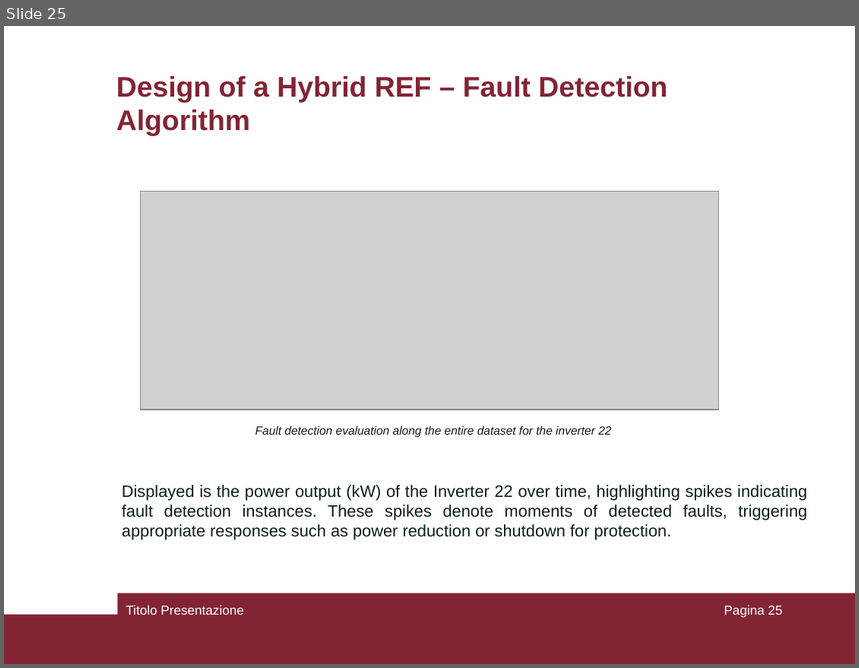
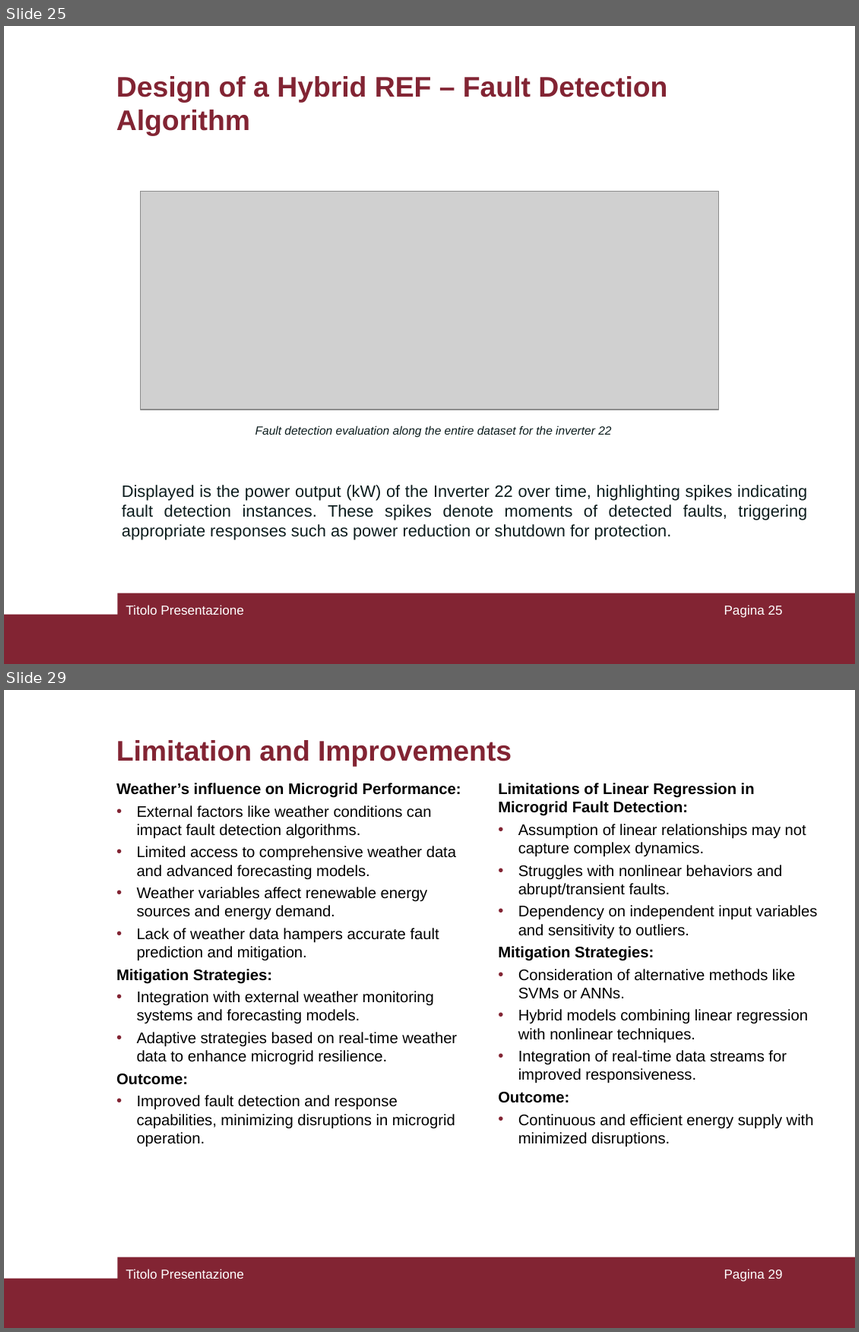
Before and after one commit to pierlucaanania/ResilienceEngineering4Minigrid_Africa, a slide deck: MSc Thesis/PresPptSapienza.ppt. Shown one above the other, each under a label of ours: slide 25 before the commit, slides 25 and 29 after it; the slides between them are not shown. The pictures are 859x668 and 859x1332 pixels, drawn with LibreOffice and Linux fonts; fonts in the diff are those of the drawing; grey boxes stand for pictures. Boxes give left, top, right and bottom in pixels: in the first picture for what was removed or moved away, otherwise in the second. Text is boxed around its words. In the diff, an @@ line names an element or a change of style, - is before the commit and + after.

```diff
--- a/MSc Thesis/PresPptSapienza.ppt
+++ b/MSc Thesis/PresPptSapienza.ppt
@@ slide 29 added at box(4, 690, 855, 1328), background #FFFFFF; not listed: 2 template elements that a slide beside it also shows @@
@@ title added at box(116, 740, 512, 766), 24 pt, text #822433, bold @@
+Limitation and Improvements
@@ text added at box(116, 783, 462, 1148), 12.9 pt, text #000000 @@
+Weather’s influence on Microgrid Performance:
+• External factors like weather conditions can impact fault detection algorithms.
+• Limited access to comprehensive weather data and advanced forecasting models.
+• Weather variables affect renewable energy sources and energy demand.
+• Lack of weather data hampers accurate fault prediction and mitigation.
+Mitigation Strategies:
+• Integration with external weather monitoring systems and forecasting models.
+• Adaptive strategies based on real-time weather data to enhance microgrid resilience.
+Outcome:
+• Improved fault detection and response capabilities, minimizing disruptions in microgrid operation.
@@ text added at box(498, 783, 818, 1148), 12.9 pt, text #000000 @@
+Limitations of Linear Regression in Microgrid Fault Detection:
+• Assumption of linear relationships may not capture complex dynamics.
+• Struggles with nonlinear behaviors and abrupt/transient faults.
+• Dependency on independent input variables and sensitivity to outliers.
+Mitigation Strategies:
+• Consideration of alternative methods like SVMs or ANNs.
+• Hybrid models combining linear regression with nonlinear techniques.
+• Integration of real-time data streams for improved responsiveness.
+Outcome:
+• Continuous and efficient energy supply with minimized disruptions.
@@ text added at box(126, 1269, 244, 1279), 11 pt, text #FFFFFF @@
+Titolo Presentazione
@@ page number added at box(724, 1269, 783, 1282), 11 pt, text #FFFFFF @@
+Pagina 29
```
Also in this commit, not shown: 2 slides changed, 3 other slides added.
